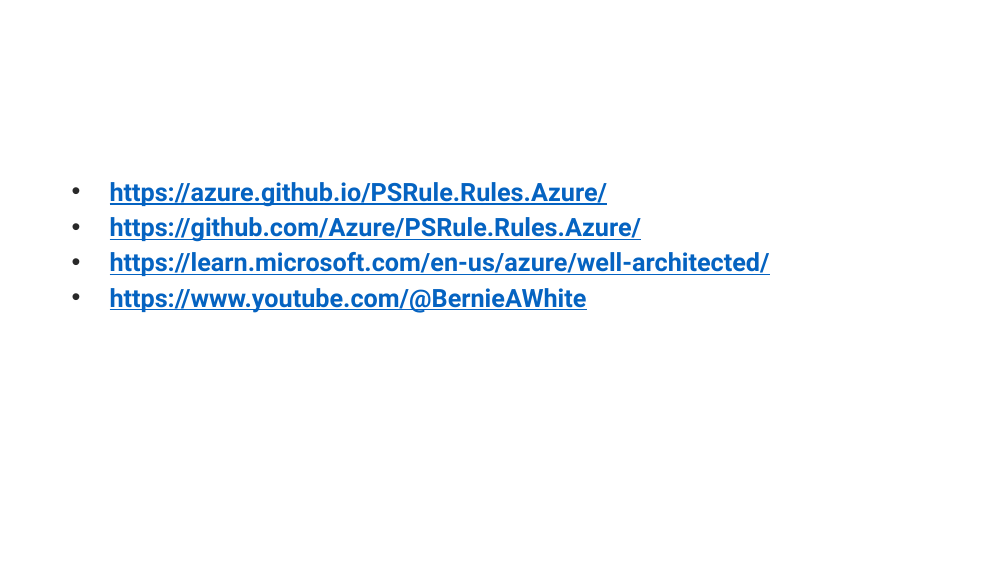
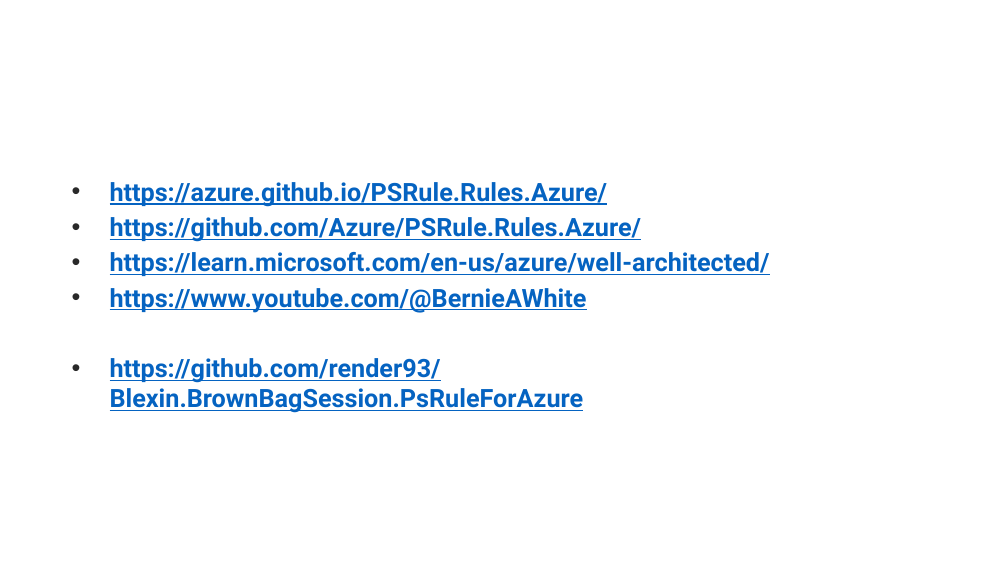
Before and after one commit to render93/Blexin.BrownBagSession.PsRuleForAzure, a slide deck: slide 8 of slides/PsRuleForAzure.pptx. Drawn at 1008x567 pixels with LibreOffice and Linux fonts; fonts in the diff are those of the drawing; background and template pictures are left out. Boxes give left, top, right and bottom in pixels: in the first picture for what was removed or moved away, otherwise in the second. Text is boxed around its words. In the diff, an @@ line names an element or a change of style, - is before the commit and + after.

```diff
--- a/slides/PsRuleForAzure.pptx
+++ b/slides/PsRuleForAzure.pptx
@@ text at (x1=110, y1=358, x2=584, y2=413): paragraph added @@
+• https://github.com/render93/Blexin.BrownBagSession.PsRuleForAzure
```
Also in this commit, not shown: 1 other slide changed, 1 slide added, 1 slide removed, 5 other files.
